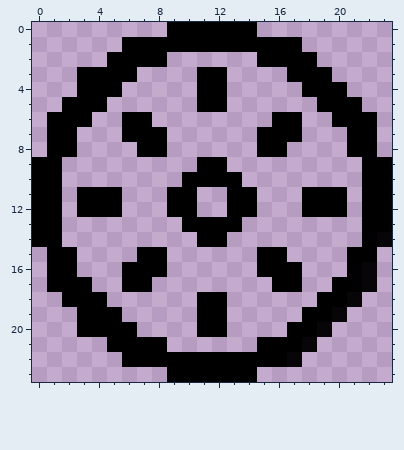
Edited in one commit: pixel-art sprite (assets/colour_native.png). That is the earlier state.
The file is 24x24 pixels. Colours within 5 levels of each other are drawn and written as one.
Now the later version:
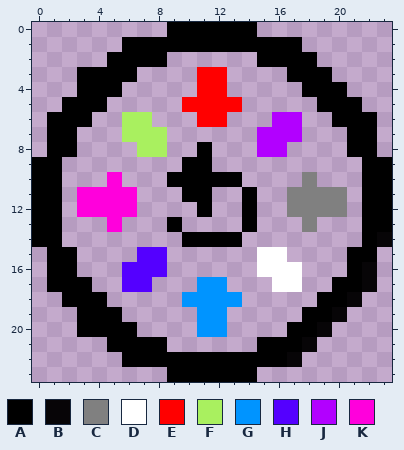
Palette (. is transparent): A #000000  B #070507  C #808080  D #ffffff  E #ff0000  F #a9f05f  G #0094ff  H #5400ff  J #b200ff  K #ff00dc
Edits made:
Colour A now appears in row 8 at x 11; in row 9 at x 10; in row 10 at x 9; in rows 11 to 12 at x 11; in row 13 at x 9 and 14; in row 14 at x 10 and 13.
Colour C now appears in row 10 at x 18; in rows 11 to 12 at x 17; in row 13 at x 18.
The author changed colour A to colour C in rows 11 to 12 at x 18 to 20.
The author changed colour A to colour D in row 15 at x 15 to 16; in row 16 at x 15 to 17; in row 17 at x 16 to 17.
Colour E now appears in row 5 at x 10 and 13; in row 6 at x 11 to 12.
The author changed colour A to colour E in rows 3 to 5 at x 11 to 12.
The author changed colour A to colour F in row 6 at x 6 to 7; in row 7 at x 6 to 8; in row 8 at x 7 to 8.
Colour G now appears in row 17 at x 11 to 12; in row 18 at x 10 and 13.
The author changed colour A to colour G in rows 18 to 20 at x 11 to 12.
The author changed colour A to colour H in row 15 at x 7 to 8; in row 16 at x 6 to 8; in row 17 at x 6 to 7.
The author changed colour A to colour J in row 6 at x 16 to 17; in row 7 at x 15 to 17; in row 8 at x 15 to 16.
Colour K now appears in row 10 at x 5; in rows 11 to 12 at x 6; in row 13 at x 5.
The author changed colour A to colour K in rows 11 to 12 at x 3 to 5.
The author cleared colour A in row 9 at x 12; in row 11 at x 9 and 13; in row 12 at x 9 to 10 and 13; in row 13 at x 10 to 13.
Changed places in both pictures, as pixel boxes (x1, y1, x2, y2):
changed: (77, 67, 347, 337)
